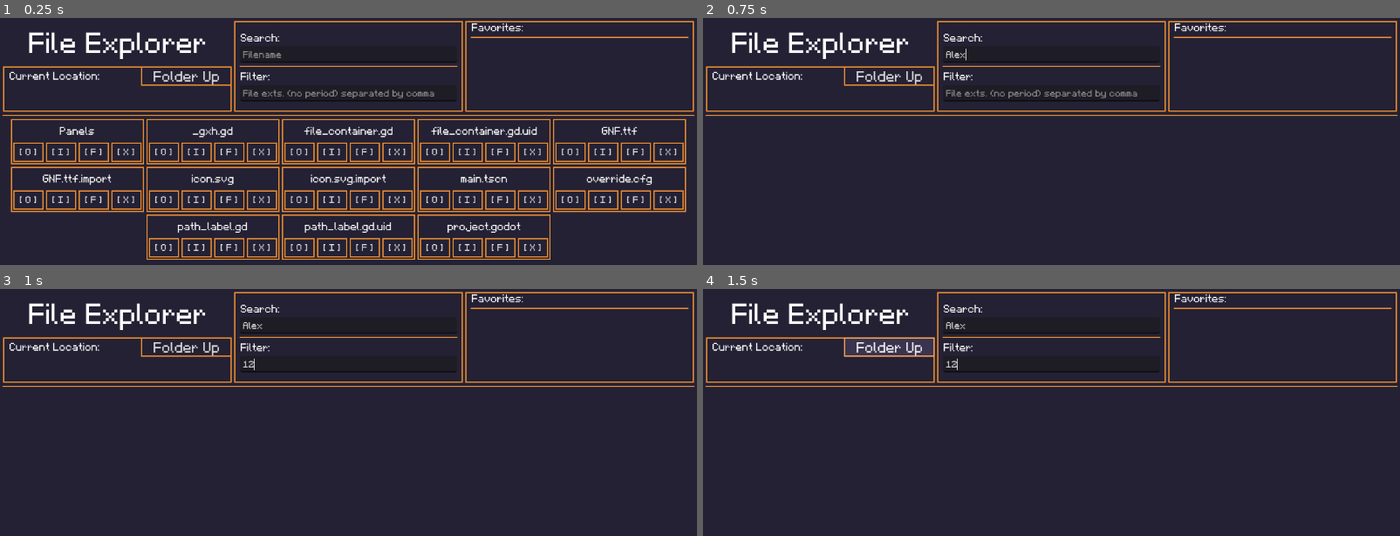
Above: before the commit, frames 1-4 (two rows, left to right).
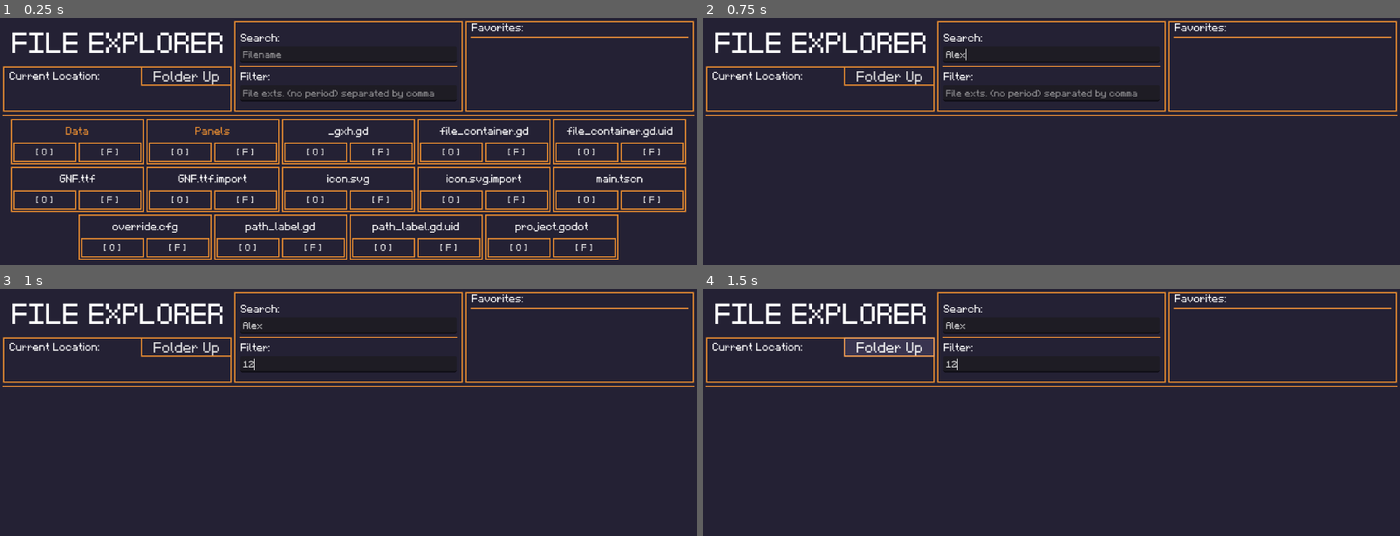
Above: after the commit, the same moments.

Repository: FroglightInteractive/fun_file_explorer
Game: Godot game, scene res://main.tscn
The game is run twice, just before and just after one commit, with the same random seed, the same clock (stepped at 60 frames per second) and the same inputs.
Inputs (mouse positions are in pixels of both pictures, inside the frame that each line leads up to):
- Up to frame 1 (0.25 s): no input
- Up to frame 2 (0.75 s): click (1051, 55) at 0.52 s; type "Alex" at 0.6 s
- Up to frame 3 (1 s): click (348, 363) at 0.75 s; type "12" at 0.83 s
- Up to frame 4 (1.5 s): click "Folder Up" at 1.25 s

The runs differ from the first frame. In frame 1, 8.7% of the frame differs, in the area x 1-98%, y 5-98%; in frame 2, 1.3%; in frame 3, 1.3%; in frame 4, 1.3%.

Commit message:
Added saving/loading favorites from file

Diff:
--- /dev/null
+++ b/Data/globals.gd
@@ -0,0 +1,48 @@
+extends Node
+
+# favorites[name, path]
+var favorites: Dictionary = {}
+var save_path: String = "user://data"
+
+
+func _ready() -> void:
+	if not DirAccess.dir_exists_absolute(save_path):
+		DirAccess.make_dir_absolute(save_path)
+
+	if not FileAccess.file_exists(save_path + "/favorites.json"):
+		create_save_file()
+
+
+func load_favorites() -> void:
+	if FileAccess.file_exists(save_path + "/favorites.json"):
+		var file = FileAccess.open(save_path + "/favorites.json", FileAccess.READ)
+		var data: Dictionary = JSON.parse_string(file.get_as_text())
+		if data:
+			print(data)
+			favorites = data
+		else:
+			favorites = {}
+	else:
+		favorites = {}
+
+
+func save_favorites() -> void:
+	var file = FileAccess.open(save_path + "/favorites.json", FileAccess.WRITE)
+	file.store_string(JSON.stringify(favorites))
+	file.close()
+
+
+func create_save_file() -> void:
+	var file = FileAccess.open(save_path + "/favorites.json", FileAccess.WRITE)
+	file.store_string("{}")
+	file.close()
+
+
+func add_favorite(f_name: String, f_path: String) -> void:
+	favorites[f_name] = f_path
+	print(favorites)
+
+
+func remove_favorite(f_name: String) -> void:
+	favorites.erase(f_name)
+	print(favorites)
--- a/Panels/FavoritePanel/favorite_panel.gd
+++ b/Panels/FavoritePanel/favorite_panel.gd
@@ -11,6 +11,14 @@
 func set_filename(filename: String) -> void:
 	file_name.text = filename
 	file_name.tooltip_text = filename
+
+
+func get_filename() -> String:
+	return file_name.text
+
+
+func set_color(color: Color) -> void:
+	file_name.label_settings.font_color = color
 
 
 func set_filepath(new_path: String) -> void:
--- a/Panels/FilePanel/file_panel.gd
+++ b/Panels/FilePanel/file_panel.gd
@@ -11,6 +11,10 @@
 func set_filename(filename: String) -> void:
 	file_name.text = filename
 	file_name.tooltip_text = filename
+
+
+func set_color(color: Color) -> void:
+	file_name.modulate = color
 
 
 func _on_open_pressed() -> void:
--- a/Panels/FilePanel/file_panel.tscn
+++ b/Panels/FilePanel/file_panel.tscn
@@ -87,6 +87,7 @@
 script = ExtResource("3_1c3fl")
 
 [node name="Rename" type="Button" parent="MarginContainer/VBoxContainer/HBoxContainer"]
+visible = false
 layout_mode = 2
 size_flags_horizontal = 3
 tooltip_text = "Rename File"
@@ -96,6 +97,7 @@
 theme_override_styles/pressed = SubResource("StyleBoxFlat_qkdc4")
 theme_override_styles/hover = SubResource("StyleBoxFlat_mf2r8")
 theme_override_styles/focus = SubResource("StyleBoxFlat_0a6vw")
+disabled = true
 text = "[ I ]"
 script = ExtResource("3_1c3fl")
 
@@ -113,6 +115,7 @@
 script = ExtResource("3_1c3fl")
 
 [node name="Delete" type="Button" parent="MarginContainer/VBoxContainer/HBoxContainer"]
+visible = false
 layout_mode = 2
 size_flags_horizontal = 3
 tooltip_text = "Delete File"
@@ -122,6 +125,7 @@
 theme_override_styles/pressed = SubResource("StyleBoxFlat_qkdc4")
 theme_override_styles/hover = SubResource("StyleBoxFlat_mf2r8")
 theme_override_styles/focus = SubResource("StyleBoxFlat_0a6vw")
+disabled = true
 text = "[ X ]"
 script = ExtResource("3_1c3fl")
 
--- a/Panels/custom_tooltip.tscn
+++ b/Panels/custom_tooltip.tscn
@@ -30,4 +30,5 @@
 layout_mode = 2
 size_flags_vertical = 1
 label_settings = SubResource("LabelSettings_pk6f2")
+horizontal_alignment = 1
 vertical_alignment = 1
--- a/file_container.gd
+++ b/file_container.gd
@@ -11,6 +11,22 @@
 func _ready() -> void:
 	set_current_path(OS.get_system_dir(OS.SYSTEM_DIR_DOCUMENTS))
 	load_files(current_path)
+
+	Globals.load_favorites()
+	for fav in Globals.favorites.keys():
+		var filename = fav
+		var filepath = Globals.favorites[fav]
+
+		var favorite_panel = preload("res://Panels/FavoritePanel/favorite_panel.tscn").instantiate()
+		favorites_container.add_child(favorite_panel)
+		favorite_panel.set_filename(filename)
+
+		favorite_panel.set_filepath(filepath)
+		favorite_panel.open_pressed.connect(_on_favorite_panel_open_pressed.bind(favorite_panel))
+		favorite_panel.delete_pressed.connect(_on_favorite_panel_delete_pressed.bind(favorite_panel))
+
+		if DirAccess.dir_exists_absolute(filepath):
+			favorite_panel.set_color(Color(0.914, 0.553, 0.192))
 
 
 func set_current_path(new_path: String) -> void:
@@ -38,10 +54,10 @@
 		filename = dir.get_next()
 	dir.list_dir_end()
 
-	# Sort alphabetically
+	# sort alphabetically
 	files.sort_custom(func(a, b): return a.to_lower() < b.to_lower())
 
-	# Separate folders and files
+	# separate folders and files
 	var folders: Array[String] = []
 	var regular_files: Array[String] = []
 	for f in files:
@@ -70,16 +86,16 @@
 		sorted_files = sorted_files.filter(func(f):
 			var abs_f = path.path_join(f)
 
-			# Always keep folders visible
+			# always remove folders
 			if DirAccess.dir_exists_absolute(abs_f):
 				return false
 
-			# Get extension (may be empty string if file has no extension)
+			# get extension (may be empty string if file has no extension)
 			var ext = f.get_extension().to_lower()
 			if ext == "":
 				return false  # files with no extension won't match
 
-			# Exact or fuzzy match for any listed filter
+			# exact or fuzzy match for any listed filter
 			for flt in filters:
 				if ext == flt or fuzzy_match(ext, flt):
 					return true
@@ -95,8 +111,10 @@
 		file_button.favorite_pressed.connect(_on_file_favorite_pressed.bind(file))
 
 		var abs_path = path.path_join(file)
+
 		if DirAccess.dir_exists_absolute(abs_path):
 			file_button.open_pressed.connect(_on_folder_opened.bind(file))
+			file_button.set_color(Color(0.914, 0.553, 0.192))
 		else:
 			file_button.open_pressed.connect(_on_file_opened.bind(file))
 
@@ -122,18 +140,35 @@
 	var favorite_panel = preload("res://Panels/FavoritePanel/favorite_panel.tscn").instantiate()
 	favorites_container.add_child(favorite_panel)
 	favorite_panel.set_filename(filename)
-	favorite_panel.set_filepath(current_path + "/" + filename)
+
+	var path = current_path + "/" + filename
+
+	favorite_panel.set_filepath(path)
 	favorite_panel.open_pressed.connect(_on_favorite_panel_open_pressed.bind(favorite_panel))
 	favorite_panel.delete_pressed.connect(_on_favorite_panel_delete_pressed.bind(favorite_panel))
+
+	if DirAccess.dir_exists_absolute(path):
+		favorite_panel.set_color(Color(0.914, 0.553, 0.192))
+
+	Globals.add_favorite(filename, path)
+	Globals.save_favorites()
 
 
 func _on_favorite_panel_open_pressed(panel: PanelContainer) -> void:
 	var path = panel.get_filepath()
-	if path != "":
+	if path == "":
+		return
+	if DirAccess.dir_exists_absolute(path):
+		set_current_path(path)
+		load_files(path, search_term)
+	else:
 		OS.shell_open(path)
 
 
 func _on_favorite_panel_delete_pressed(panel: PanelContainer) -> void:
+	var filename = panel.get_filename()
+	Globals.remove_favorite(filename)
+	Globals.save_favorites()
 	panel.queue_free()
 
 
--- a/main.tscn
+++ b/main.tscn
@@ -106,7 +106,7 @@
 [node name="Label" type="Label" parent="MarginContainer/VBoxContainer/HBoxContainer/VBoxContainer"]
 layout_mode = 2
 size_flags_vertical = 6
-text = "File Explorer"
+text = "FILE EXPLORER"
 label_settings = SubResource("LabelSettings_1bvp3")
 horizontal_alignment = 1
 
--- a/project.godot
+++ b/project.godot
@@ -15,6 +15,10 @@
 config/features=PackedStringArray("4.5", "GL Compatibility")
 config/icon="res://icon.svg"
 
+[autoload]
+
+Globals="*res://Data/globals.gd"
+
 [rendering]
 
 renderer/rendering_method="gl_compatibility"
Not shown, added: Data/globals.gd.uid
